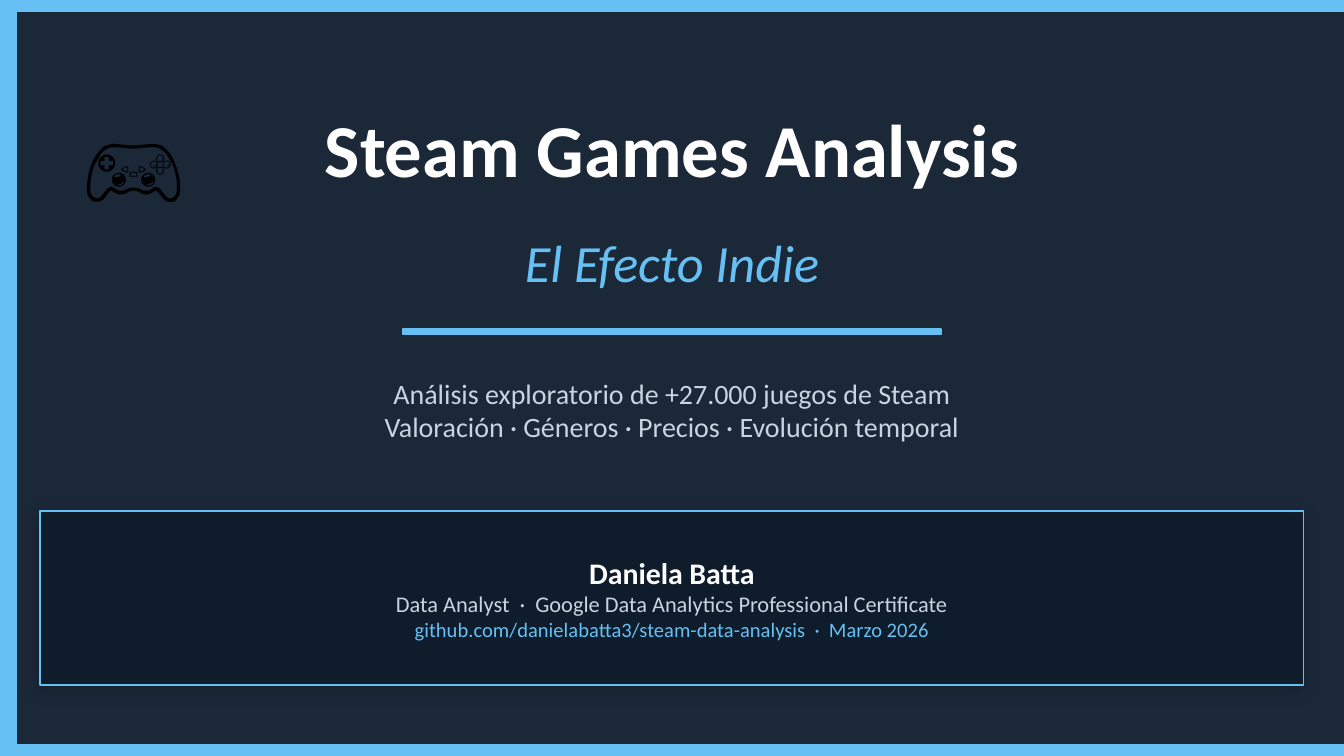
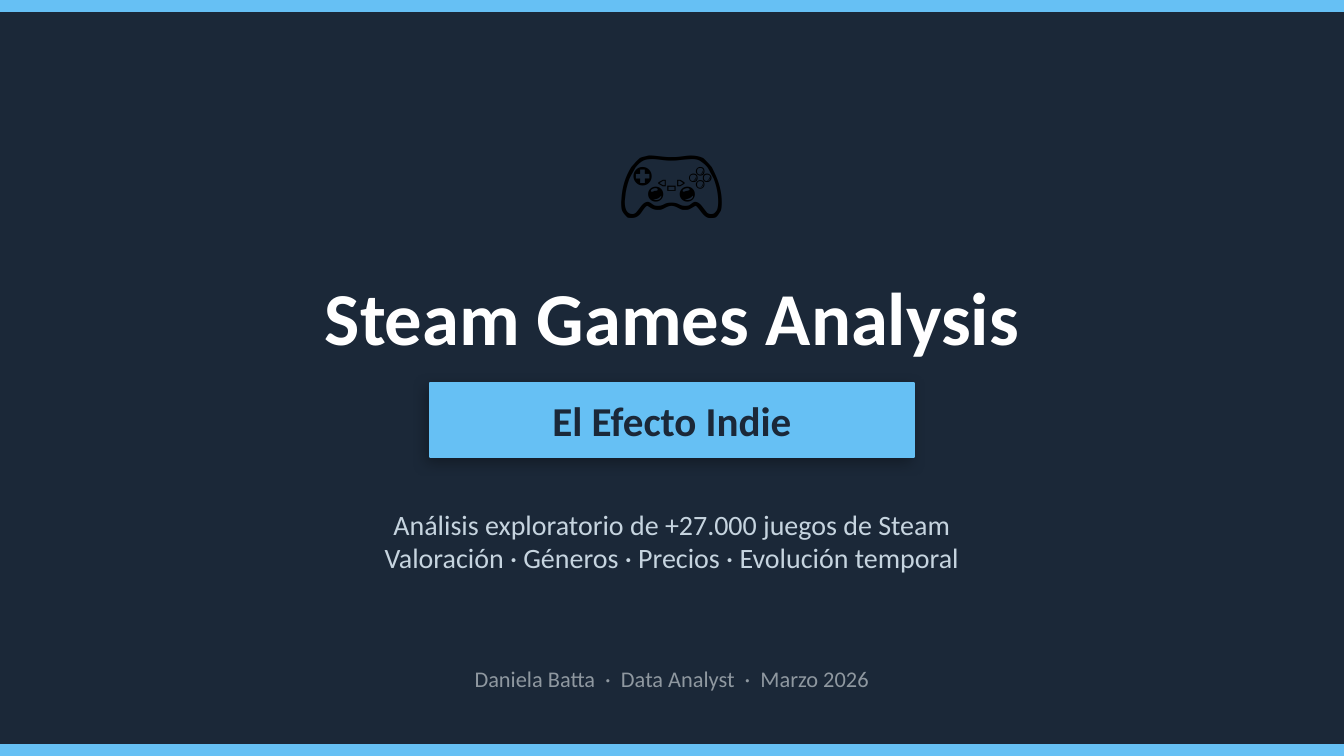
Before and after one commit to danielabatta3/steam-data-analysis, a slide deck: slide 1 of steam_analysis_presentation.pptx. Drawn at 1344x756 pixels with LibreOffice and Linux fonts; fonts in the diff are those of the drawing. Boxes give left, top, right and bottom in pixels: in the first picture for what was removed or moved away, otherwise in the second. Text is boxed around its words. In the diff, an @@ line names an element or a change of style, - is before the commit and + after.

```diff
--- a/steam_analysis_presentation.pptx
+++ b/steam_analysis_presentation.pptx
@@ rectangle removed at (x1=0, y1=0, x2=16, y2=755) @@
@@ text removed at (x1=54, y1=81, x2=215, y2=242) @@
-🎮
@@ text added at (x1=0, y1=94, x2=1344, y2=255), 56 pt, text #000000 @@
+🎮
@@ text "Steam Games Analysis" moved from (x1=325, y1=124, x2=1019, y2=189) to (x1=325, y1=292, x2=1019, y2=357) @@
@@ text "El Efecto Indie" moved from (x1=525, y1=245, x2=819, y2=288) to (x1=552, y1=407, x2=792, y2=437) @@
@@ text "El Efecto Indie" at (x1=552, y1=407, x2=792, y2=437): size 28 to 22 pt, text colour #66C0F4 to #1B2838, bold on, italic off @@
@@ rectangle resized from (x1=403, y1=329, x2=941, y2=335) to (x1=430, y1=383, x2=914, y2=457) @@
@@ rectangle at (x1=430, y1=383, x2=914, y2=457): shadow on @@
@@ text "Análisis exploratorio de +27.000 juegos ..." moved from (x1=385, y1=384, x2=959, y2=442) to (x1=385, y1=515, x2=959, y2=573) @@
@@ text "Análisis exploratorio de +27.000 juegos ..." at (x1=385, y1=515, x2=959, y2=573): text colour #C7D5E0 to #C6D4DF @@
@@ rectangle removed at (x1=40, y1=511, x2=1304, y2=685) @@
@@ text at (x1=475, y1=671, x2=868, y2=691): text changed; text colour #C7D5E0 to #8F98A0 @@
-Daniela Batta
-Data Analyst · Google Data Analytics Professional Certificate
-github.com/danielabatta3/steam-data-analysis · Marzo 2026
+Daniela Batta · Data Analyst · Marzo 2026
```
Also in this commit, not shown: 8 other slides changed, 2 slides added, 2 slides removed.
